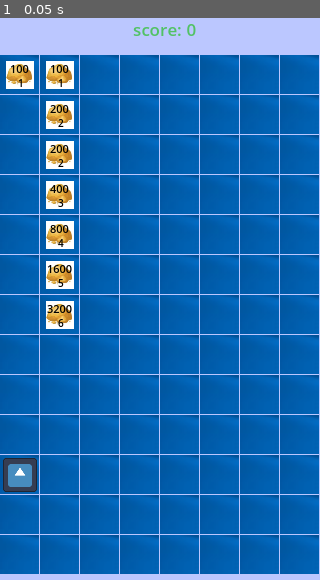
Above: before the commit, frame 1.
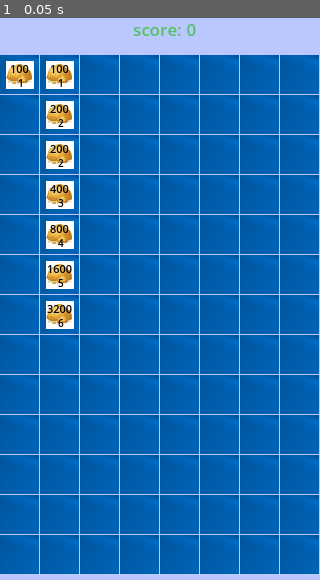
Above: after the commit, the same moment.

Repository: liu5855019/dm_sync
Game: Godot game, scene res://tscns/level.tscn
Two runs of this game, one before a commit and one after it. Both use one fixed random seed, a clock stepped at 60 frames per second and the inputs below. The engine's default icon, where the game draws it, is replaced by a stand-in: a white triangle on a blue panel in a dark square.
Inputs:
- Up to frame 1 (0.05 s): no input

The runs differ from the first frame. In frame 1, 0.6% of the frame differs, in the area x 0-12%, y 78-85%.
Error after the commit: Parse Error: Used space character for indentation instead of tab as used before in the file. (res://tscns/player.gd:27)

Commit message:
定时检查新的矿石

Diff:
--- a/CaiKuang/tscns/player.gd
+++ b/CaiKuang/tscns/player.gd
@@ -26,11 +26,20 @@
 	if Sys.is_pase:
 		return;
 
-	if current_ore == null:
-		mining_interval = 0
-		return;
+    if is_dragging:
+        # 拖动时不进行其他逻辑处理
+        mining_interval = 0
+        return
 
-	mining(delta)
+    # 如果当前没有正在交互的矿石，检查周围是否有矿石可以交互
+	mining_interval += delta
+	if mining_interval >= data.mining_speed:
+        mining_interval = 0
+        if current_ore == null:
+            check_and_start()
+
+        if current_ore != null:
+			current_ore.mining(data.act)
 
 
 
@@ -119,12 +128,3 @@
 	size.y = max(0, size.y)
 	size.y = min(size.y, used_rect.size.y-1)
 	return size
-
-## cai kuang
-func mining(delta: float):
-	mining_interval += delta
-	if mining_interval >= data.mining_speed:
-		# 执行采矿逻辑
-		mining_interval = 0
-		if current_ore:
-			current_ore.mining(data.act)
